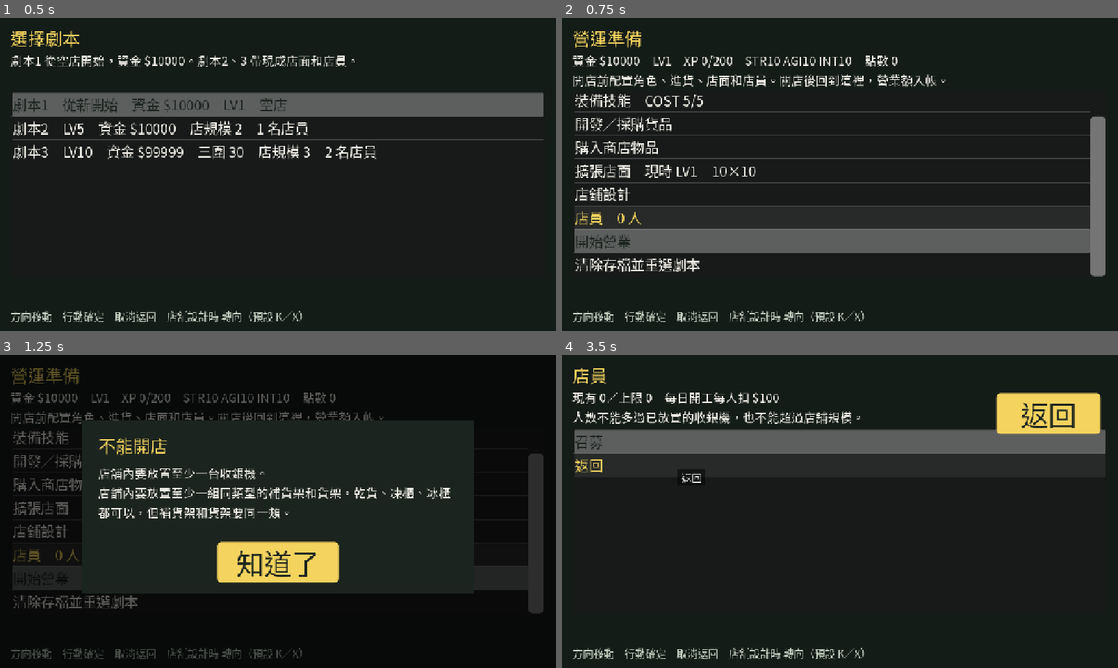
Above: before the commit, frames 1-4 (two rows, left to right).
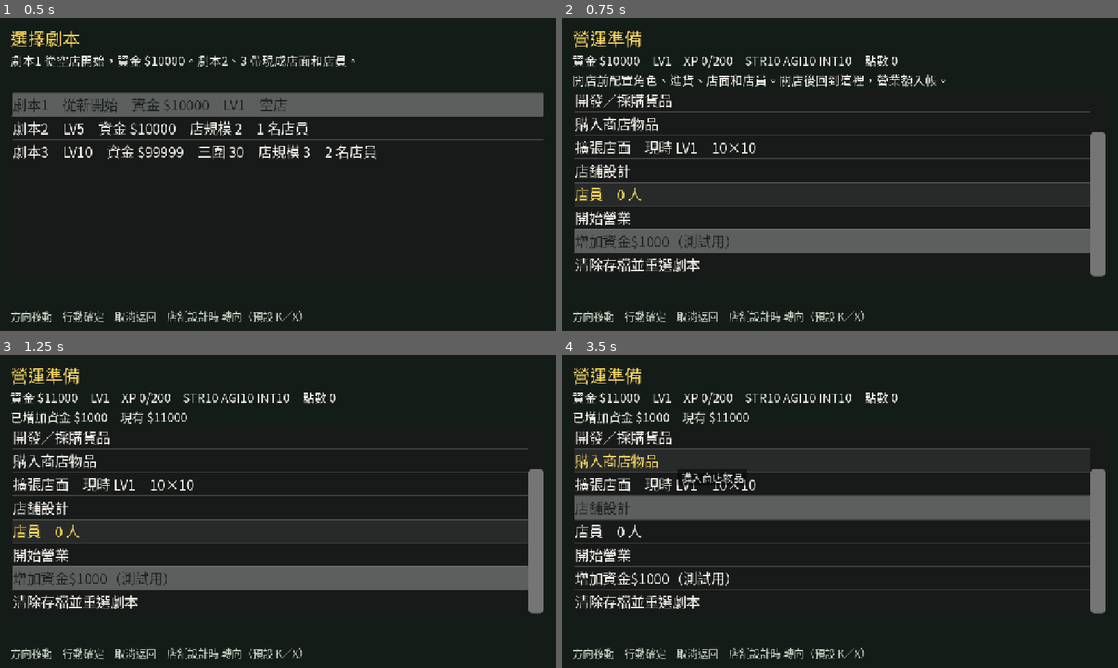
Above: after the commit, the same moments.

Repository: bzkit1983/imdoing
Game: Godot game, scene res://scenes/demo.tscn
Two runs of this game, one before a commit and one after it. Both use one fixed random seed, a clock stepped at 60 frames per second and the inputs below.
Inputs (mouse positions are in pixels of both pictures, inside the frame that each line leads up to):
- Up to frame 1 (0.5 s): no input
- Up to frame 2 (0.75 s): tap Enter at 0.5 s; move the mouse to (812, 237) at 0.52 s; hold W (move_up) from 0.53 s (still down); tap K (dash) at 0.6 s; click (812, 237) at 0.67 s
- Up to frame 3 (1.25 s): keep holding W (move_up)
- Up to frame 4 (3.5 s): release W (move_up) at 1.25 s; click (840, 561) at 1.25 s, where only the run before the commit has a clickable "知道了"; tap Space at 2 s; drag from (1006, 558) to (812, 574) at 2.02 s; tap Enter at 2.75 s; move the mouse to (673, 464) at 2.77 s; hold A (move_left) from 2.78 s (still down); tap E (restock_next) at 2.85 s

Frame 1 is identical in both runs. In frame 2, 3.2% of the frame differs, in the area x 2-98%, y 24-74%; in frame 3, 20%; in frame 4, 24%, in the area x 1-98%, y 4-83%.

Commit message:
Add prep test cheat to grant $1000 funds.
Show「增加資金$1000（測試用）」on the prep home menu when
ProductVersion.TEST_TOOLS is true; official builds flip the flag off.

Co-authored-by: bzkit1983 <bzkit1983@users.noreply.github.com>

Diff:
--- a/godot/game/locale/strings.csv
+++ b/godot/game/locale/strings.csv
@@ -43,6 +43,8 @@
 prep.home.layout,店舖設計,Layout
 prep.home.clerks,店員　%d 人,Clerks · %d
 prep.home.open,開始營業,Open shop
+prep.home.test_money,增加資金$1000（測試用）,Add $1000 funds (test)
+prep.home.test_money_ok,已增加資金 $1000　現有 $%d,Added $1000 · now $%d
 prep.home.wipe,清除存檔並重選劇本,Wipe save & re-pick scenario
 prep.stats.title,角色能力,Stats
 prep.stats.info,按 + 加一點，按 - 減一點。向下可到重置和返回。,"Press + / − to adjust. Down for reset and back."
--- a/godot/game/scripts/prep/prep_pages.gd
+++ b/godot/game/scripts/prep/prep_pages.gd
@@ -5,6 +5,7 @@
 const Skills = preload("res://scripts/skills.gd")
 const UiFont = preload("res://scripts/ui_font.gd")
 const PrepWidgets = preload("res://scripts/prep/prep_widgets.gd")
+const ProductVersion = preload("res://scripts/product_version.gd")
 
 
 static func apply_panel_layout(menu: CanvasLayer) -> void:
@@ -109,6 +110,8 @@
 	menu._add(Loc.t("prep.home.layout"), "go", "layout")
 	menu._add(Loc.t("prep.home.clerks", [menu.state.clerks.size()]), "go", "clerks")
 	menu._add(Loc.t("prep.home.open"), "try_open", null)
+	if ProductVersion.test_tools_enabled():
+		menu._add(Loc.t("prep.home.test_money"), "test_money", null)
 	menu._add(Loc.t("prep.home.wipe"), "wipe_save", null)
 
 
--- a/godot/game/scripts/prep_menu.gd
+++ b/godot/game/scripts/prep_menu.gd
@@ -9,6 +9,7 @@
 const PrepWidgets = preload("res://scripts/prep/prep_widgets.gd")
 const PrepPages = preload("res://scripts/prep/prep_pages.gd")
 const PrepGridView = preload("res://scripts/prep/prep_grid_view.gd")
+const ProductVersion = preload("res://scripts/product_version.gd")
 
 const PREP_TITLE := PrepWidgets.PREP_TITLE
 const PREP_INFO := PrepWidgets.PREP_INFO
@@ -472,8 +473,19 @@
 			visible = false
 			set_process_unhandled_input(false)
 			start_day.emit()
+		"test_money":
+			_grant_test_money()
 		_:
 			pass
+
+
+func _grant_test_money() -> void:
+	const ProductVersion = preload("res://scripts/product_version.gd")
+	if not ProductVersion.test_tools_enabled():
+		return
+	state.money += 1000
+	_msg = Loc.t("prep.home.test_money_ok", [state.money])
+	_refresh()
 
 
 func _locked_sku_body(sku: String) -> String:
--- a/godot/game/scripts/product_version.gd
+++ b/godot/game/scripts/product_version.gd
@@ -4,3 +4,11 @@
 
 const SEMVER := "1.1.0"
 const TAG := "v1.1.0"
+
+## Test-build cheats (prep money grant, etc.). Keep true for Alpha / Pages try-play.
+## Official store release: set false (or delete gated UI) before shipping.
+const TEST_TOOLS := true
+
+
+static func test_tools_enabled() -> bool:
+	return TEST_TOOLS
Not shown, changed: docs/systemdesign/storepreparationphase.md
